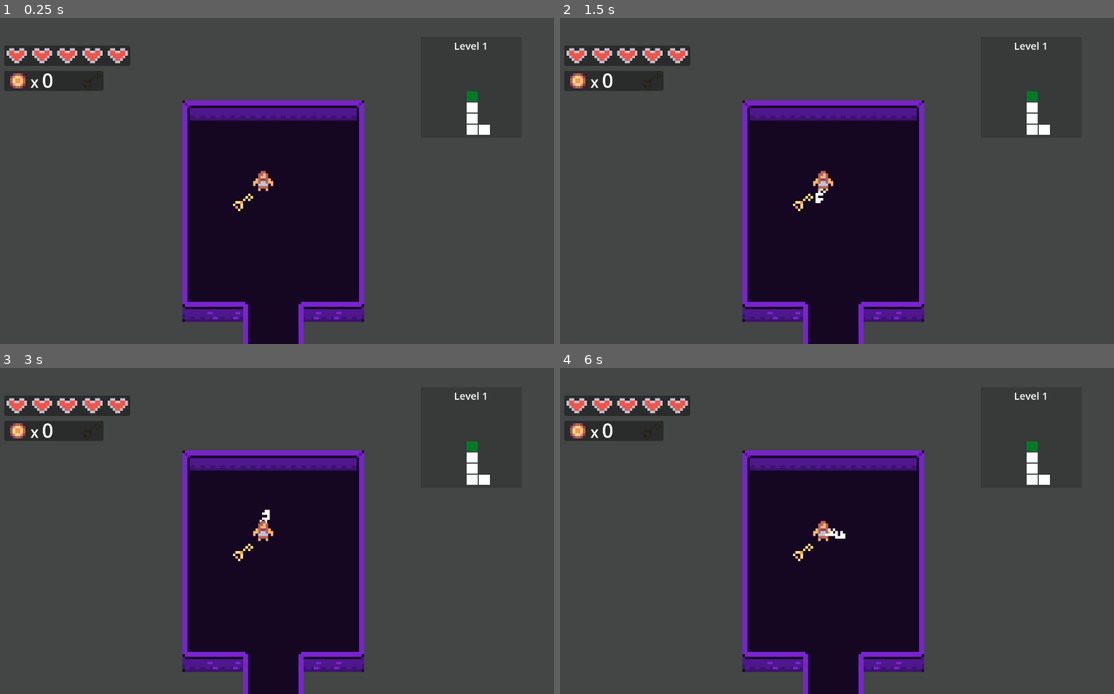
Above: before the commit, frames 1-4 (two rows, left to right).
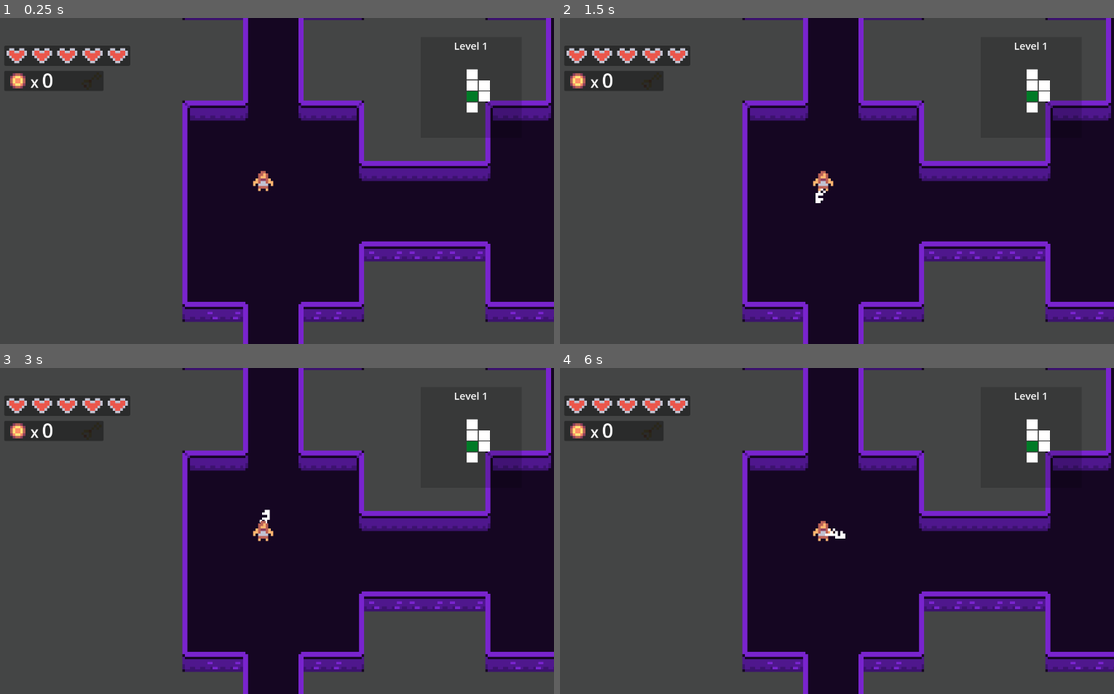
Above: after the commit, the same moments.

Repository: AyaPK/godot-roguelike
Game: Godot game, scene res://scenes/world.tscn
The game is run twice, just before and just after one commit, with the same random seed, the same clock (stepped at 60 frames per second) and the same inputs.
Inputs:
- Up to frame 1 (0.25 s): no input
- Up to frame 2 (1.5 s): tap Enter at 0.5 s; hold Right (atk_right) 0.53-1.28 s; tap Space at 1.25 s; hold Down (atk_down) from 1.28 s (still down)
- Up to frame 3 (3 s): tap Enter at 2 s; release Down (atk_down) at 2.03 s; hold Right (atk_right) 2.03-2.78 s; tap Space at 2.75 s; hold Up (atk_up) from 2.78 s (still down)
- Up to frame 4 (6 s): tap Enter at 3.5 s; release Up (atk_up) at 3.53 s; hold Left (atk_left) 3.53-5.03 s; tap Space at 4.25 s; hold Down (atk_down) 5.03-5.78 s; hold Right (atk_right) from 5.78 s (still down)

The runs differ from the first frame. In frame 1, 20% of the frame differs, in the area x 32-100%, y 0-94%; in frame 2, 20%; in frame 3, 20%; in frame 4, 20%.

Commit message:
Change some rng values

Diff:
--- a/enemy/enemy.tscn
+++ b/enemy/enemy.tscn
@@ -5,6 +5,21 @@
 
 [sub_resource type="RectangleShape2D" id="RectangleShape2D_2mvqj"]
 size = Vector2(40, 40)
+
+[sub_resource type="Animation" id="Animation_ppra6"]
+length = 0.001
+tracks/0/type = "value"
+tracks/0/imported = false
+tracks/0/enabled = true
+tracks/0/path = NodePath("Sprite2D:modulate")
+tracks/0/interp = 1
+tracks/0/loop_wrap = true
+tracks/0/keys = {
+"times": PackedFloat32Array(0),
+"transitions": PackedFloat32Array(1),
+"update": 0,
+"values": [Color(1, 1, 1, 1)]
+}
 
 [sub_resource type="Animation" id="Animation_ofsxj"]
 resource_name = "hit"
@@ -20,21 +35,6 @@
 "transitions": PackedFloat32Array(1, 1, 1, 1, 1),
 "update": 0,
 "values": [Color(1, 1, 1, 1), Color(1, 1, 1, 0), Color(1, 1, 1, 1), Color(1, 1, 1, 0), Color(1, 1, 1, 1)]
-}
-
-[sub_resource type="Animation" id="Animation_ppra6"]
-length = 0.001
-tracks/0/type = "value"
-tracks/0/imported = false
-tracks/0/enabled = true
-tracks/0/path = NodePath("Sprite2D:modulate")
-tracks/0/interp = 1
-tracks/0/loop_wrap = true
-tracks/0/keys = {
-"times": PackedFloat32Array(0),
-"transitions": PackedFloat32Array(1),
-"update": 0,
-"values": [Color(1, 1, 1, 1)]
 }
 
 [sub_resource type="AnimationLibrary" id="AnimationLibrary_ppra6"]
--- a/globals/PlayerData.gd
+++ b/globals/PlayerData.gd
@@ -4,7 +4,7 @@
 var health: int = max_health
 var coins: int = 0
 var level: int = 1
-var map_seed: int = 420
+var map_seed: int = 943487
 
 var random_modulate: Color
 
--- a/player/player.tscn
+++ b/player/player.tscn
@@ -8,6 +8,21 @@
 [sub_resource type="RectangleShape2D" id="RectangleShape2D_oul6g"]
 size = Vector2(40, 40)
 
+[sub_resource type="Animation" id="Animation_g1dw6"]
+length = 0.001
+tracks/0/type = "value"
+tracks/0/imported = false
+tracks/0/enabled = true
+tracks/0/path = NodePath("Sprite2D:modulate")
+tracks/0/interp = 1
+tracks/0/loop_wrap = true
+tracks/0/keys = {
+"times": PackedFloat32Array(0),
+"transitions": PackedFloat32Array(1),
+"update": 0,
+"values": [Color(1, 1, 1, 1)]
+}
+
 [sub_resource type="Animation" id="Animation_rkbax"]
 resource_name = "hit"
 length = 0.2
@@ -22,21 +37,6 @@
 "transitions": PackedFloat32Array(1, 1, 1, 1, 1),
 "update": 0,
 "values": [Color(1, 1, 1, 1), Color(1, 1, 1, 0), Color(1, 1, 1, 1), Color(1, 1, 1, 0), Color(1, 1, 1, 1)]
-}
-
-[sub_resource type="Animation" id="Animation_g1dw6"]
-length = 0.001
-tracks/0/type = "value"
-tracks/0/imported = false
-tracks/0/enabled = true
-tracks/0/path = NodePath("Sprite2D:modulate")
-tracks/0/interp = 1
-tracks/0/loop_wrap = true
-tracks/0/keys = {
-"times": PackedFloat32Array(0),
-"transitions": PackedFloat32Array(1),
-"update": 0,
-"values": [Color(1, 1, 1, 1)]
 }
 
 [sub_resource type="AnimationLibrary" id="AnimationLibrary_g1dw6"]
@@ -45,8 +45,47 @@
 &"hit": SubResource("Animation_rkbax")
 }
 
-[sub_resource type="Animation" id="Animation_yw30f"]
-resource_name = "right"
+[sub_resource type="Animation" id="Animation_qjkh3"]
+length = 0.001
+tracks/0/type = "value"
+tracks/0/imported = false
+tracks/0/enabled = true
+tracks/0/path = NodePath("swing:position")
+tracks/0/interp = 1
+tracks/0/loop_wrap = true
+tracks/0/keys = {
+"times": PackedFloat32Array(0),
+"transitions": PackedFloat32Array(1),
+"update": 0,
+"values": [Vector2(0, 0)]
+}
+tracks/1/type = "value"
+tracks/1/imported = false
+tracks/1/enabled = true
+tracks/1/path = NodePath("swing:rotation")
+tracks/1/interp = 1
+tracks/1/loop_wrap = true
+tracks/1/keys = {
+"times": PackedFloat32Array(0),
+"transitions": PackedFloat32Array(1),
+"update": 0,
+"values": [0.0]
+}
+tracks/2/type = "value"
+tracks/2/imported = false
+tracks/2/enabled = true
+tracks/2/path = NodePath("swing:z_index")
+tracks/2/interp = 1
+tracks/2/loop_wrap = true
+tracks/2/keys = {
+"times": PackedFloat32Array(0),
+"transitions": PackedFloat32Array(1),
+"update": 1,
+"values": [-1]
+}
+
+[sub_resource type="Animation" id="Animation_rgyib"]
+resource_name = "down"
 length = 0.05
 tracks/0/type = "value"
 tracks/0/imported = false
@@ -58,19 +97,19 @@
 "times": PackedFloat32Array(0),
 "transitions": PackedFloat32Array(1),
 "update": 0,
-"values": [Vector2(24, 0)]
-}
-tracks/1/type = "value"
-tracks/1/imported = false
-tracks/1/enabled = true
-tracks/1/path = NodePath("swing:rotation")
-tracks/1/interp = 1
-tracks/1/loop_wrap = true
-tracks/1/keys = {
-"times": PackedFloat32Array(0),
-"transitions": PackedFloat32Array(1),
-"update": 0,
-"values": [0.0]
+"values": [Vector2(7.10543e-14, 24)]
+}
+tracks/1/type = "value"
+tracks/1/imported = false
+tracks/1/enabled = true
+tracks/1/path = NodePath("swing:rotation")
+tracks/1/interp = 1
+tracks/1/loop_wrap = true
+tracks/1/keys = {
+"times": PackedFloat32Array(0),
+"transitions": PackedFloat32Array(1),
+"update": 0,
+"values": [1.5708]
 }
 tracks/2/type = "method"
 tracks/2/imported = false
@@ -96,45 +135,6 @@
 "times": PackedFloat32Array(0),
 "transitions": PackedFloat32Array(1),
 "update": 1,
-"values": [0]
-}
-
-[sub_resource type="Animation" id="Animation_qjkh3"]
-length = 0.001
-tracks/0/type = "value"
-tracks/0/imported = false
-tracks/0/enabled = true
-tracks/0/path = NodePath("swing:position")
-tracks/0/interp = 1
-tracks/0/loop_wrap = true
-tracks/0/keys = {
-"times": PackedFloat32Array(0),
-"transitions": PackedFloat32Array(1),
-"update": 0,
-"values": [Vector2(0, 0)]
-}
-tracks/1/type = "value"
-tracks/1/imported = false
-tracks/1/enabled = true
-tracks/1/path = NodePath("swing:rotation")
-tracks/1/interp = 1
-tracks/1/loop_wrap = true
-tracks/1/keys = {
-"times": PackedFloat32Array(0),
-"transitions": PackedFloat32Array(1),
-"update": 0,
-"values": [0.0]
-}
-tracks/2/type = "value"
-tracks/2/imported = false
-tracks/2/enabled = true
-tracks/2/path = NodePath("swing:z_index")
-tracks/2/interp = 1
-tracks/2/loop_wrap = true
-tracks/2/keys = {
-"times": PackedFloat32Array(0),
-"transitions": PackedFloat32Array(1),
-"update": 1,
 "values": [-1]
 }
 
@@ -192,8 +192,8 @@
 "values": [0]
 }
 
-[sub_resource type="Animation" id="Animation_boad6"]
-resource_name = "up"
+[sub_resource type="Animation" id="Animation_yw30f"]
+resource_name = "right"
 length = 0.05
 tracks/0/type = "value"
 tracks/0/imported = false
@@ -205,19 +205,19 @@
 "times": PackedFloat32Array(0),
 "transitions": PackedFloat32Array(1),
 "update": 0,
-"values": [Vector2(-2, -22)]
-}
-tracks/1/type = "value"
-tracks/1/imported = false
-tracks/1/enabled = true
-tracks/1/path = NodePath("swing:rotation")
-tracks/1/interp = 1
-tracks/1/loop_wrap = true
-tracks/1/keys = {
-"times": PackedFloat32Array(0),
-"transitions": PackedFloat32Array(1),
-"update": 0,
-"values": [4.71239]
+"values": [Vector2(24, 0)]
+}
+tracks/1/type = "value"
+tracks/1/imported = false
+tracks/1/enabled = true
+tracks/1/path = NodePath("swing:rotation")
+tracks/1/interp = 1
+tracks/1/loop_wrap = true
+tracks/1/keys = {
+"times": PackedFloat32Array(0),
+"transitions": PackedFloat32Array(1),
+"update": 0,
+"values": [0.0]
 }
 tracks/2/type = "method"
 tracks/2/imported = false
@@ -243,11 +243,11 @@
 "times": PackedFloat32Array(0),
 "transitions": PackedFloat32Array(1),
 "update": 1,
-"values": [-1]
-}
-
-[sub_resource type="Animation" id="Animation_rgyib"]
-resource_name = "down"
+"values": [0]
+}
+
+[sub_resource type="Animation" id="Animation_boad6"]
+resource_name = "up"
 length = 0.05
 tracks/0/type = "value"
 tracks/0/imported = false
@@ -259,19 +259,19 @@
 "times": PackedFloat32Array(0),
 "transitions": PackedFloat32Array(1),
 "update": 0,
-"values": [Vector2(7.10543e-14, 24)]
-}
-tracks/1/type = "value"
-tracks/1/imported = false
-tracks/1/enabled = true
-tracks/1/path = NodePath("swing:rotation")
-tracks/1/interp = 1
-tracks/1/loop_wrap = true
-tracks/1/keys = {
-"times": PackedFloat32Array(0),
-"transitions": PackedFloat32Array(1),
-"update": 0,
-"values": [1.5708]
+"values": [Vector2(-2, -22)]
+}
+tracks/1/type = "value"
+tracks/1/imported = false
+tracks/1/enabled = true
+tracks/1/path = NodePath("swing:rotation")
+tracks/1/interp = 1
+tracks/1/loop_wrap = true
+tracks/1/keys = {
+"times": PackedFloat32Array(0),
+"transitions": PackedFloat32Array(1),
+"update": 0,
+"values": [4.71239]
 }
 tracks/2/type = "method"
 tracks/2/imported = false
@@ -354,7 +354,6 @@
 
 [node name="CollisionShape2D" type="CollisionShape2D" parent="."]
 position = Vector2(-4.76837e-07, 0)
-scale = Vector2(1, 1)
 shape = SubResource("RectangleShape2D_oul6g")
 
 [node name="Camera2D" type="Camera2D" parent="."]
--- a/scripts/generation.gd
+++ b/scripts/generation.gd
@@ -4,7 +4,7 @@
 
 var map_width: int = 7
 var map_height: int = 7
-var rooms: int = 5
+var rooms: int = 6
 var room_counter: int = 0
 var rooms_instantiated = false
 var first_room_pos: Vector2
